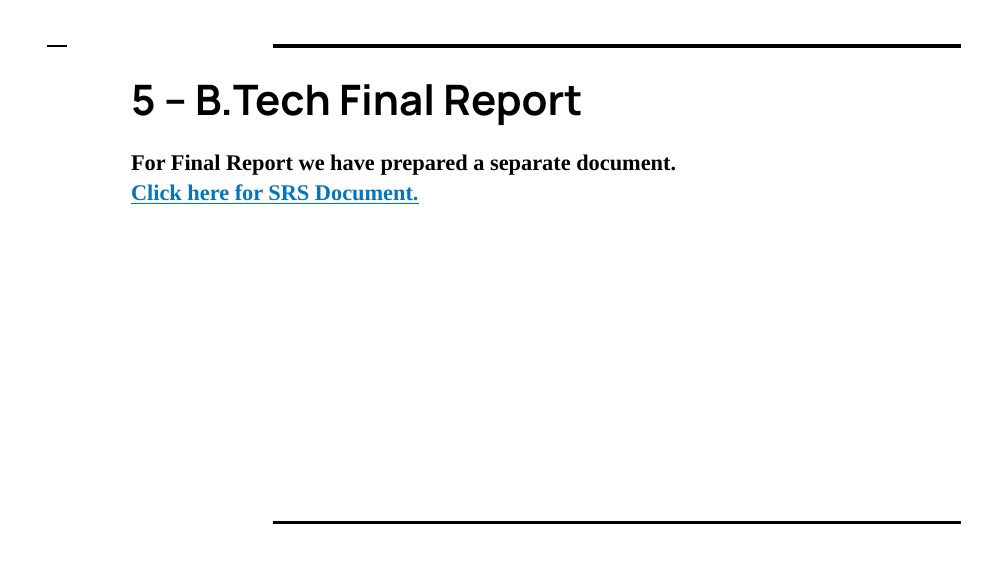
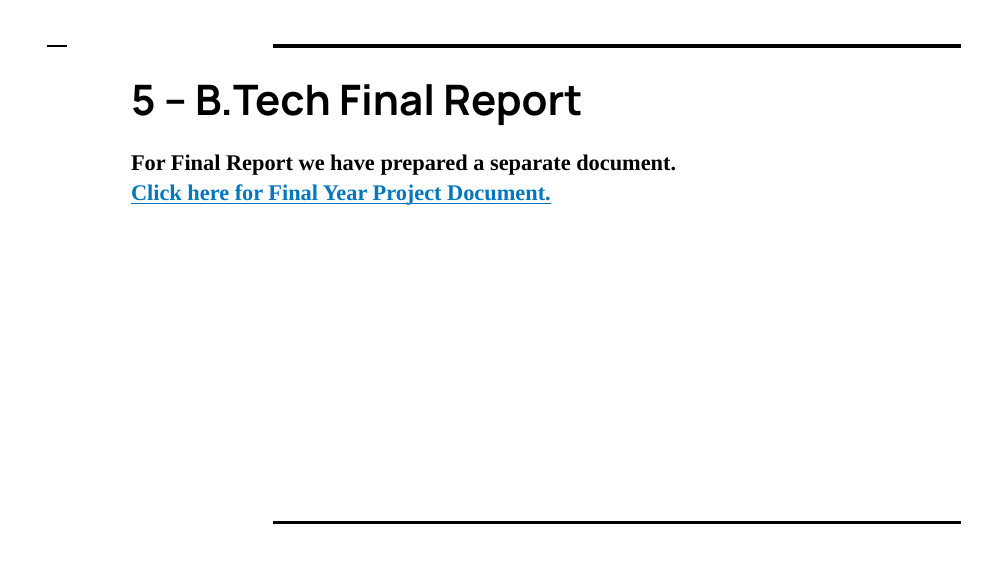
Before and after one commit to meetb007/kissan-bandhu, a slide deck: slide 8 of documents/kisaan Bandhu.pptx. Drawn at 1008x567 pixels with LibreOffice and Linux fonts; fonts in the diff are those of the drawing. Boxes give left, top, right and bottom in pixels: in the first picture for what was removed or moved away, otherwise in the second. Text is boxed around its words. In the diff, an @@ line names an element or a change of style, - is before the commit and + after.

```diff
--- a/documents/kisaan Bandhu.pptx
+++ b/documents/kisaan Bandhu.pptx
@@ text at [131, 184, 551, 205]: text changed @@
-Click here for SRS Document.
+Click here for Final Year Project Document.
```
Also in this commit, not shown: 1 other slide changed, 7 other files.
